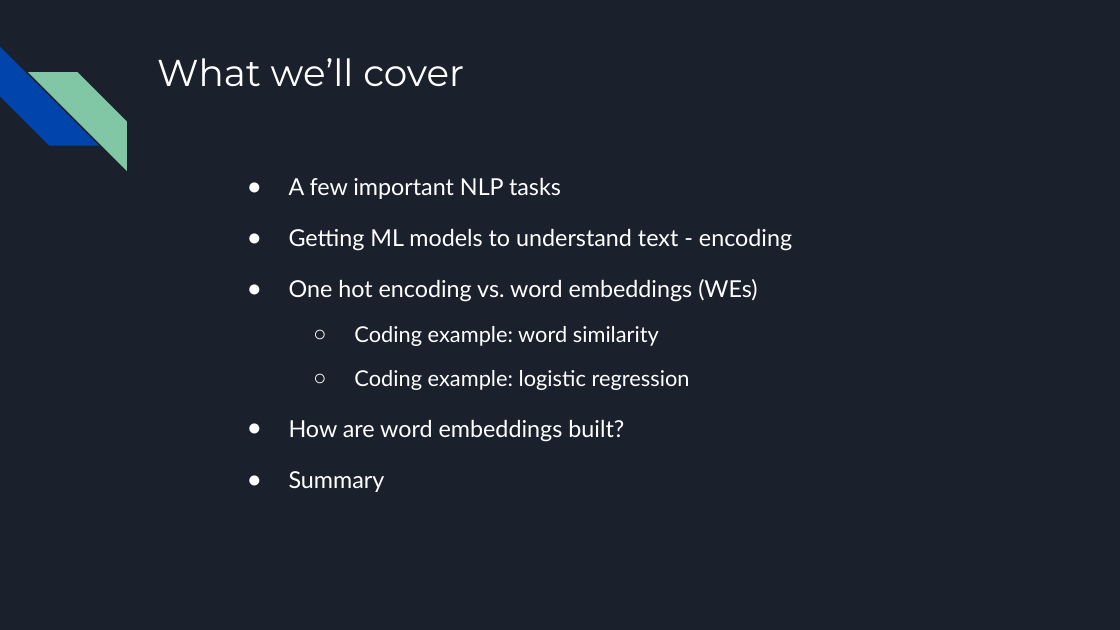
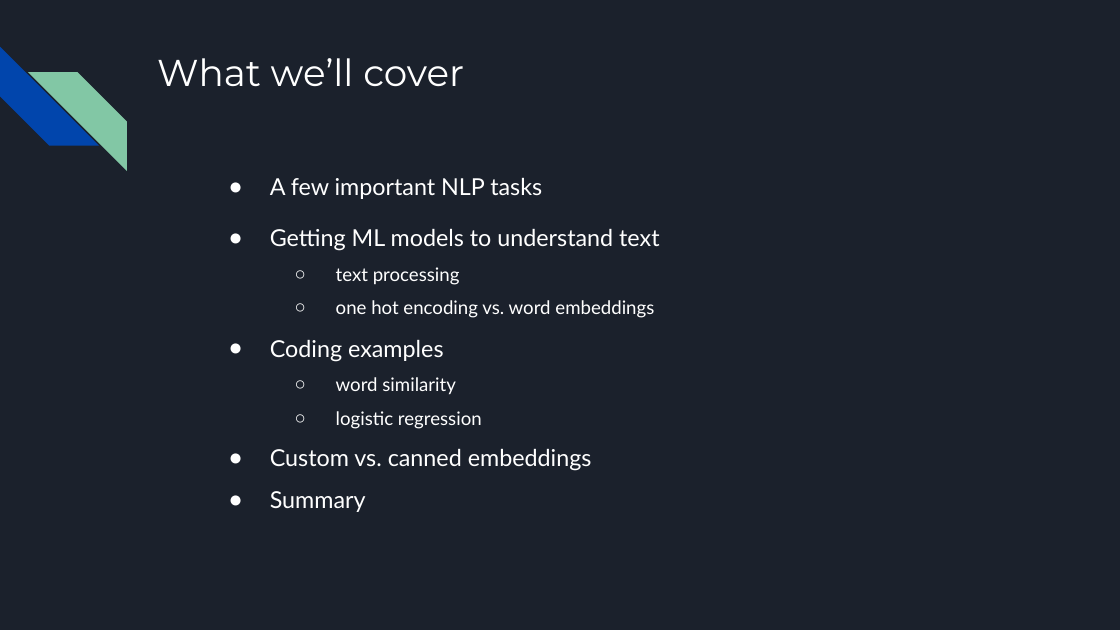
Before and after one commit to MichaelSzczepaniak/WordEmbeddings, a slide deck: slide 3 of word_embeddings_30min.odp. Drawn at 1120x630 pixels with LibreOffice and Linux fonts; fonts in the diff are those of the drawing. Boxes give left, top, right and bottom in pixels: in the first picture for what was removed or moved away, otherwise in the second. Text is boxed around its words. In the diff, an @@ line names an element or a change of style, - is before the commit and + after.

```diff
--- a/word_embeddings_30min.odp
+++ b/word_embeddings_30min.odp
@@ text "A few important NLP tasks": place and size @@
-text "A few important NLP tasks" at (289, 178, 792, 492)
+text "A few important NLP tasks" at (270, 178, 659, 512)
@@ text at (270, 229, 659, 471): text changed; size 15 to 12 pt @@
-● Getting ML models to understand text - encoding
-● One hot encoding vs. word embeddings (WEs)
-  ○ Coding example: word similarity
-  ○ Coding example: logistic regression
-● How are word embeddings built?
+● Getting ML models to understand text
+  ○ text processing
+  ○ one hot encoding vs. word embeddings
+● Coding examples
+  ○ word similarity
+  ○ logistic regression
+● Custom vs. canned embeddings
@@ text at (270, 491, 366, 512): line spacing 1.15 to 1.5 @@
```
Also in this commit, not shown: 6 other slides changed, 4 slides added, 3 slides removed, 1 other file.
